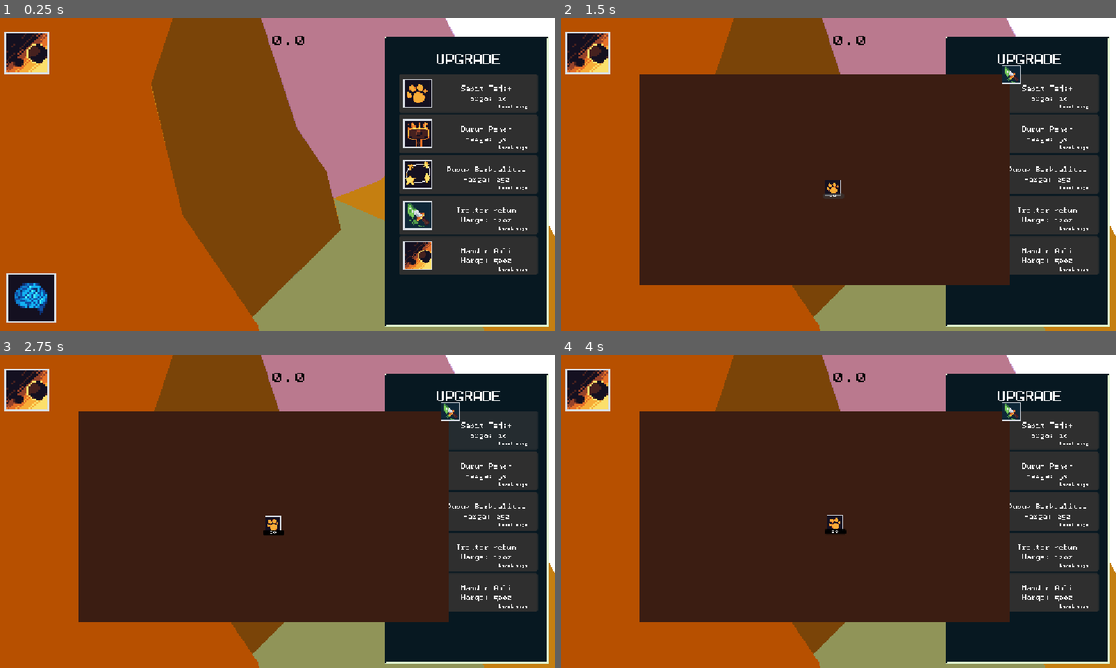
Above: before the commit, frames 1-4 (two rows, left to right).
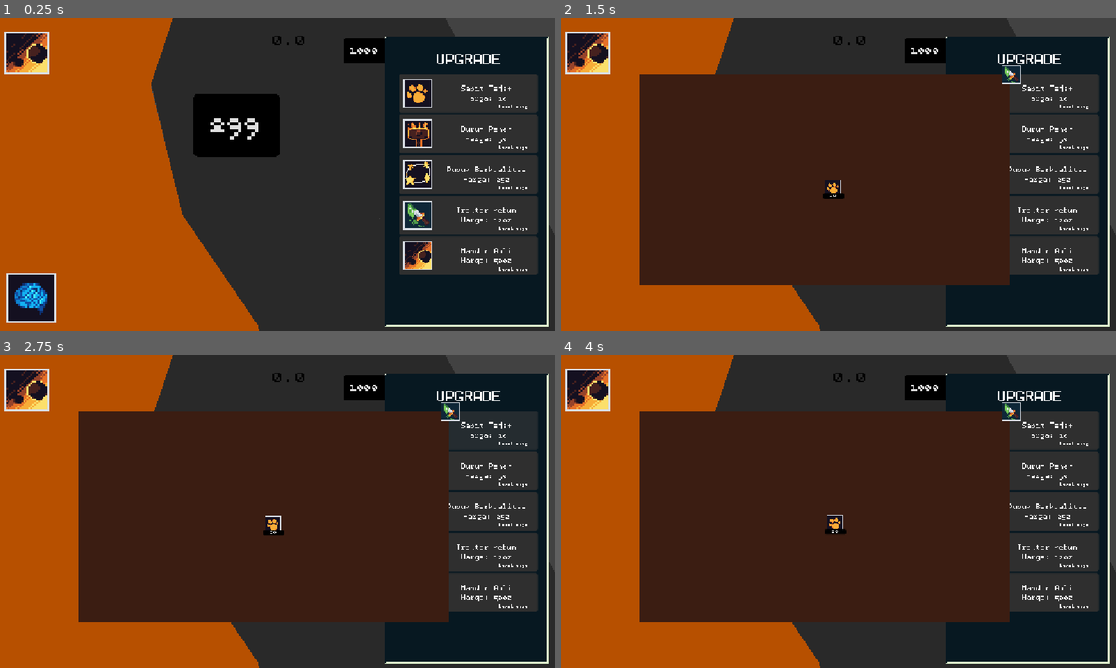
Above: after the commit, the same moments.

Repository: azizul987/Sawit-io
Game: Godot game, scene res://Scene/main.tscn
The game is run twice, just before and just after one commit, with the same random seed, the same clock (stepped at 60 frames per second) and the same inputs. This scene is started directly instead of the project's main scene.
Inputs (mouse positions are in pixels of both pictures, inside the frame that each line leads up to):
- Up to frame 1 (0.25 s): no input
- Up to frame 2 (1.5 s): click (594, 296) at 0.5 s; click "20" (after the commit: "299") at 1.25 s
- Up to frame 3 (2.75 s): click (466, 430) at 2.02 s
- Up to frame 4 (4 s): click "20" (after the commit: "1000") at 2.75 s; click (977, 430) at 3.52 s

The runs differ from the first frame. In frame 1, 39% of the frame differs, in the area x 27-100%, y 0-100%; in frame 2, 14%; in frame 3, 14%; in frame 4, 14%.

Commit message:
init  kecamtan

Diff:
--- a/Logic/Data Templete/Data/Source/Wilayah.gd
+++ b/Logic/Data Templete/Data/Source/Wilayah.gd
@@ -16,8 +16,8 @@
 @export var harga: int = 1000
 @export var terbuka_default: bool = false
 @export_group("Tampilan")
-@export var warna_terbuka: Color = Color("#7a4408")
-@export var warna_terkunci: Color = Color.GRAY
+@export var warna_terbuka: Color = Color("#ffff")
+@export var warna_terkunci: Color = Color("#292929")
 
 @export_group("Button")
-@export var skala_button: float = 1.0
+@export var skala_button: float = 2.0
--- a/Logic/Data Templete/Data/ress/Wilayah1.tres
+++ b/Logic/Data Templete/Data/ress/wilayah/Kecamatan/Wilayah1.tres
@@ -9,5 +9,7 @@
 tipe_wilayah = 2
 harga = 0
 terbuka_default = true
+warna_terbuka = Color(1, 1, 1, 1)
+warna_terkunci = Color(0.16078432, 0.16078432, 0.16078432, 1)
 skala_button = 4.0
 metadata/_custom_type_script = "uid://b231hp4nl4apw"
--- a/Logic/Data Templete/Data/ress/Wilayah2.tres
+++ b/Logic/Data Templete/Data/ress/wilayah/Kecamatan/Wilayah2.tres
@@ -7,5 +7,7 @@
 id_wilayah = &"2"
 nama_wilayah = "Wilayah_2"
 tipe_wilayah = 2
-warna_terkunci = Color(2.887845e-06, 0.8345327, 0.9561133, 1)
+harga = 100
+warna_terbuka = Color(1, 1, 1, 1)
+warna_terkunci = Color(0.16078432, 0.16078432, 0.16078432, 1)
 metadata/_custom_type_script = "uid://b231hp4nl4apw"
--- a/Logic/Data Templete/Data/ress/Wilayah3.tres
+++ b/Logic/Data Templete/Data/ress/wilayah/Kecamatan/Wilayah3.tres
@@ -7,6 +7,8 @@
 id_wilayah = &"3"
 nama_wilayah = "Wilayah_3"
 tipe_wilayah = 2
-harga = 20
+harga = 299
+warna_terbuka = Color(1, 1, 1, 1)
+warna_terkunci = Color(0.16078432, 0.16078432, 0.16078432, 1)
 skala_button = 5.0
 metadata/_custom_type_script = "uid://b231hp4nl4apw"
--- /dev/null
+++ b/Logic/Data Templete/Data/ress/wilayah/Kecamatan/Wilayah4.tres
@@ -0,0 +1,12 @@
+[gd_resource type="Resource" script_class="Wilayah" format=3 uid="uid://cshnyv0v3va0d"]
+
+[ext_resource type="Script" uid="uid://b231hp4nl4apw" path="res://Logic/Data Templete/Data/Source/Wilayah.gd" id="1_gmtc8"]
+
+[resource]
+script = ExtResource("1_gmtc8")
+id_wilayah = &"4"
+nama_wilayah = "wilayah 4"
+tipe_wilayah = 2
+warna_terbuka = Color(1, 1, 1, 1)
+warna_terkunci = Color(0.16078432, 0.16078432, 0.16078432, 1)
+metadata/_custom_type_script = "uid://b231hp4nl4apw"
--- /dev/null
+++ b/Logic/Data Templete/Data/ress/wilayah/Kecamatan/wilayah5.tres
@@ -0,0 +1,11 @@
+[gd_resource type="Resource" script_class="Wilayah" format=3 uid="uid://b2p08dyoiykop"]
+
+[ext_resource type="Script" uid="uid://b231hp4nl4apw" path="res://Logic/Data Templete/Data/Source/Wilayah.gd" id="1_hb2pk"]
+
+[resource]
+script = ExtResource("1_hb2pk")
+id_wilayah = &"5"
+nama_wilayah = "wilayah 5"
+tipe_wilayah = 2
+harga = 3000
+metadata/_custom_type_script = "uid://b231hp4nl4apw"
--- /dev/null
+++ b/Logic/Data Templete/Data/ress/wilayah/Kecamatan/wilayah6.tres
@@ -0,0 +1,11 @@
+[gd_resource type="Resource" script_class="Wilayah" format=3 uid="uid://buu8q68cfnc4t"]
+
+[ext_resource type="Script" uid="uid://b231hp4nl4apw" path="res://Logic/Data Templete/Data/Source/Wilayah.gd" id="1_oam3v"]
+
+[resource]
+script = ExtResource("1_oam3v")
+id_wilayah = &"5"
+nama_wilayah = "wilayah 5"
+tipe_wilayah = 2
+harga = 8000
+metadata/_custom_type_script = "uid://b231hp4nl4apw"
--- /dev/null
+++ b/Logic/Data Templete/Data/ress/wilayah/Kecamatan/wilayah7.tres
@@ -0,0 +1,11 @@
+[gd_resource type="Resource" script_class="Wilayah" format=3 uid="uid://cvatssn43ip5n"]
+
+[ext_resource type="Script" uid="uid://b231hp4nl4apw" path="res://Logic/Data Templete/Data/Source/Wilayah.gd" id="1_hmd0u"]
+
+[resource]
+script = ExtResource("1_hmd0u")
+id_wilayah = &"7"
+nama_wilayah = "wilayah 7"
+tipe_wilayah = 2
+harga = 14000
+metadata/_custom_type_script = "uid://b231hp4nl4apw"
--- a/Logic/skrip/global/point.gd
+++ b/Logic/skrip/global/point.gd
@@ -10,7 +10,12 @@
 var skill_tree_camera: Vector3
 var main_tree_camera: Vector3
 var is_skill_tree_open: bool = false
-
+enum TipeWilayah_dibuka_list  {
+	PROVINSI,
+	KABUPATEN,
+	KECAMATAN
+}
+var tipe_wilayah_terbuka:TipeWilayah_dibuka_list=TipeWilayah_dibuka_list.KECAMATAN
 
 func _process(delta: float) -> void:
 	if auto_point_per_sec > 0.0:
--- a/Scene/main.tscn
+++ b/Scene/main.tscn
@@ -5,10 +5,15 @@
 [ext_resource type="Script" uid="uid://dvn5kf0qm1qq8" path="res://Logic/skrip/policoly.gd" id="2_2wwxx"]
 [ext_resource type="Texture2D" uid="uid://waqgwxuccu6e" path="res://temp tekture/peta-sumatera.jpeg" id="2_sblpm"]
 [ext_resource type="PackedScene" uid="uid://cxv7ow360bpqu" path="res://Ui/Ui_Main.tscn" id="5_3amdw"]
-[ext_resource type="Resource" uid="uid://n1ai2teu4848" path="res://Logic/Data Templete/Data/ress/Wilayah1.tres" id="5_3pt4j"]
+[ext_resource type="Resource" uid="uid://n1ai2teu4848" path="res://Logic/Data Templete/Data/ress/wilayah/Kecamatan/Wilayah1.tres" id="5_3pt4j"]
+[ext_resource type="Resource" uid="uid://bro64h6u8ho16" path="res://Logic/Data Templete/Data/ress/wilayah/Kecamatan/Wilayah3.tres" id="5_mxd2g"]
+[ext_resource type="Resource" uid="uid://7xqdmxfx278f" path="res://Logic/Data Templete/Data/ress/wilayah/Kecamatan/Wilayah2.tres" id="6_7y4ci"]
 [ext_resource type="Script" uid="uid://dwkfvo7lurs2s" path="res://Logic/skrip/Main__Camera.gd" id="6_ow1sv"]
-[ext_resource type="Resource" uid="uid://bro64h6u8ho16" path="res://Logic/Data Templete/Data/ress/Wilayah3.tres" id="8_3pt4j"]
-[ext_resource type="Resource" uid="uid://bnskm3qucgb6k" path="res://Logic/Data Templete/Data/ress/jambi.tres" id="9_7y4ci"]
+[ext_resource type="Resource" uid="uid://cshnyv0v3va0d" path="res://Logic/Data Templete/Data/ress/wilayah/Kecamatan/Wilayah4.tres" id="8_0sxm5"]
+[ext_resource type="Resource" uid="uid://b2p08dyoiykop" path="res://Logic/Data Templete/Data/ress/wilayah/Kecamatan/wilayah5.tres" id="9_6njx3"]
+[ext_resource type="Resource" uid="uid://bnskm3qucgb6k" path="res://Logic/Data Templete/Data/ress/wilayah/jambi.tres" id="9_7y4ci"]
+[ext_resource type="Resource" uid="uid://buu8q68cfnc4t" path="res://Logic/Data Templete/Data/ress/wilayah/Kecamatan/wilayah6.tres" id="10_0y2cb"]
+[ext_resource type="Resource" uid="uid://cvatssn43ip5n" path="res://Logic/Data Templete/Data/ress/wilayah/Kecamatan/wilayah7.tres" id="11_2ix4a"]
 [ext_resource type="PackedScene" uid="uid://cxvneabfihjsg" path="res://Ui/skill_tree_ui.tscn" id="11_7y4ci"]
 [ext_resource type="PackedScene" uid="uid://bt3fmc0j87d68" path="res://Logic/object_For_skrip/button.tscn" id="12_mxd2g"]
 
@@ -46,9 +51,9 @@
 
 [node name="Polygon2D" type="Polygon2D" parent="map/Sumatera Selatan/Kab1" unique_id=635075800]
 position = Vector2(-10.799999, -16.200005)
+color = Color(0.2617191, 0.26171914, 0.2617191, 1)
 polygon = PackedVector2Array(-48.53087, -9.448349, -28.042969, -7.923889, -4.680725, -13.15831, -3.709961, -17.948364,  …(350 unchanged characters)…
 uv = PackedVector2Array(12, 10, 12, -2, 18, -8, 23, -11, 23, -20, 44, -22, 53, -21, 63, -21, 63, -11, 66, -6, 79, 8, 84, 18, 84, 22, 79, 26, 74, 33, 49, 36, 42, 41, 36, 41, 32, 27)
-metadata/_edit_lock_ = true
 
 [node name="Kab2" type="Area2D" parent="map/Sumatera Selatan" unique_id=1086745248]
 position = Vector2(283.79715, 323.222)
@@ -63,37 +68,58 @@
 position = Vector2(254.502, 282.76727)
 
 [node name="Polygon2D" type="Polygon2D" parent="map/Sumatera Selatan/Kab3" unique_id=946782290]
+visible = false
 position = Vector2(-12.787679, -17.350754)
 color = Color(0.77530384, 0.49947554, 0.0698323, 1)
 polygon = PackedVector2Array(-5.525894, -1.8538513, -2.4879456, -10.904587, -1.9799957, -14.277588, -2.1143188, -24.616 …(317 unchanged characters)…
 uv = PackedVector2Array(12, 10, 12, -2, 18, -8, 23, -11, 23, -20, 44, -22, 53, -21, 63, -21, 63, -11, 66, -6, 79, 8, 84, 18, 84, 22, 79, 26, 74, 33, 49, 36, 42, 41, 36, 41, 32, 27)
 
-[node name="wilayah1" type="Area2D" parent="map/Sumatera Selatan/Kab3" unique_id=1038290269]
+[node name="wilayah1" type="Area2D" parent="map/Sumatera Selatan/Kab3" unique_id=2091517361]
 script = ExtResource("1_f6udf")
 data = ExtResource("5_3pt4j")
 
-[node name="Polygon2D" type="Polygon2D" parent="map/Sumatera Selatan/Kab3/wilayah1" unique_id=1278172691]
+[node name="Polygon2D" type="Polygon2D" parent="map/Sumatera Selatan/Kab3/wilayah1" unique_id=739170342]
+position = Vector2(-15.758724, -1.7891316)
+color = Color(0.36078432, 0.5921569, 0.85882354, 0.6392157)
+polygon = PackedVector2Array(1.2738647, 13.01001, 3.204239, 9.024139, 6.163254, 5.9565125, 5.4044037, 1.9934692, 6.107773, 2.769043, 9.523407, 5.2885437, 12.0273285, 7.0862427, 15.490082, 9.288544, 18.0634, 10.974594, 22.782547, 14.742737, 19.258072, 18.046722, 15.711914, 22.325989, 12.357513, 20.091766, 6.231949, 16.220764)
+uv = PackedVector2Array(12, 10, 12, -2, 18, -8, 23, -11, 23, -20, 44, -22, 53, -21, 63, -21, 63, -11, 66, -6, 79, 8, 84, 18, 84, 22, 79, 26, 74, 33, 49, 36, 42, 41, 36, 41, 32, 27)
+
+[node name="CollisionPolygon2D" type="CollisionPolygon2D" parent="map/Sumatera Selatan/Kab3/wilayah1" unique_id=604545295]
+position = Vector2(-15.758724, -1.7891316)
+script = ExtResource("2_2wwxx")
+
+[node name="wilayah2" type="Area2D" parent="map/Sumatera Selatan/Kab3" unique_id=828479247]
+position = Vector2(2.498001, -11.301666)
+script = ExtResource("1_f6udf")
+data = ExtResource("6_7y4ci")
+
+[node name="Polygon2D" type="Polygon2D" parent="map/Sumatera Selatan/Kab3/wilayah2" unique_id=1428092699]
+position = Vector2(-15.758724, -1.7891316)
+color = Color(0.45076042, 0.62900233, 0.5085317, 0.6392157)
+polygon = PackedVector2Array(1.9903259, 9.9888, 8.087418, 3.919342, 7.5595703, 1.7780762, 12.243515, 3.7958374, 14.697815, 4.146454, 16.705109, 8.193237, 18.0634, 10.974594, 23.185104, 15.046326, 15.616882, 22.31717, 15.563477, 22.279785, 8.822388, 17.92929, 3.6039276, 14.091583, 2.9163795, 13.307332, 2.906128, 13.296722, 2.9042969, 13.279266, 2.3587189, 10.523529)
+uv = PackedVector2Array(12, 10, 12, -2, 18, -8, 23, -11, 23, -20, 44, -22, 53, -21, 63, -21, 63, -11, 66, -6, 79, 8, 84, 18, 84, 22, 79, 26, 74, 33, 49, 36, 42, 41, 36, 41, 32, 27)
+
+[node name="CollisionPolygon2D" type="CollisionPolygon2D" parent="map/Sumatera Selatan/Kab3/wilayah2" unique_id=1575548263]
+visible = false
+position = Vector2(-15.758724, -1.7891316)
+script = ExtResource("2_2wwxx")
+
+[node name="wilayah3" type="Area2D" parent="map/Sumatera Selatan/Kab3" unique_id=1038290269]
+script = ExtResource("1_f6udf")
+data = ExtResource("5_mxd2g")
+
+[node name="Polygon2D" type="Polygon2D" parent="map/Sumatera Selatan/Kab3/wilayah3" unique_id=1278172691]
 position = Vector2(-23.165512, -21.17147)
 polygon = PackedVector2Array(7.0156403, 10.957428, 4.878891, 1.9076843, 7.440445, -5.652237, 8.52449, -10.147247, 8.374298, -14.491013, 8.616272, -14.3793335, 15, 5, 17, 8, 18, 12, 11.895554, 18.066711, 9.895401, 15.165924)
 uv = PackedVector2Array(12, 10, 12, -2, 18, -8, 23, -11, 23, -20, 44, -22, 53, -21, 63, -21, 63, -11, 66, -6, 79, 8, 84, 18, 84, 22, 79, 26, 74, 33, 49, 36, 42, 41, 36, 41, 32, 27)
 
-[node name="CollisionPolygon2D" type="CollisionPolygon2D" parent="map/Sumatera Selatan/Kab3/wilayah1" unique_id=1690361228]
+[node name="CollisionPolygon2D" type="CollisionPolygon2D" parent="map/Sumatera Selatan/Kab3/wilayah3" unique_id=1690361228]
 position = Vector2(-23.165512, -21.17147)
 script = ExtResource("2_2wwxx")
 
-[node name="wilayah2" type="Area2D" parent="map/Sumatera Selatan/Kab3" unique_id=616659808]
-
-[node name="Polygon2D" type="Polygon2D" parent="map/Sumatera Selatan/Kab3/wilayah2" unique_id=1791644703]
-position = Vector2(-21.053255, -44.68124)
-color = Color(0.36078432, 0.5921569, 0.85882354, 0.6392157)
-polygon = PackedVector2Array(6.26326, 9.015976, 6, 4, 6.107773, 2.769043, 12.243515, 3.7958374, 14.697815, 4.146454, 16.705109, 8.193237, 18.0634, 10.974594, 18.733414, 12.2357025, 12, 18, 9.752274, 18.986847, 7.9143524, 13.459442, 6.5015564, 9.130875)
-uv = PackedVector2Array(12, 10, 12, -2, 18, -8, 23, -11, 23, -20, 44, -22, 53, -21, 63, -21, 63, -11, 66, -6, 79, 8, 84, 18, 84, 22, 79, 26, 74, 33, 49, 36, 42, 41, 36, 41, 32, 27)
-
-[node name="CollisionPolygon2D" type="CollisionPolygon2D" parent="map/Sumatera Selatan/Kab3/wilayah2" unique_id=1569542935]
-position = Vector2(-21.053255, -44.68124)
-script = ExtResource("2_2wwxx")
-
 [node name="wilayah4" type="Area2D" parent="map/Sumatera Selatan/Kab3" unique_id=1790428628]
+script = ExtResource("1_f6udf")
+data = ExtResource("8_0sxm5")
 
 [node name="Polygon2D" type="Polygon2D" parent="map/Sumatera Selatan/Kab3/wilayah4" unique_id=1048262155]
 position = Vector2(-14.484863, -30.558308)
@@ -105,30 +131,47 @@
 position = Vector2(-14.484863, -30.558308)
 script = ExtResource("2_2wwxx")
 
-[node name="wilayah3" type="Area2D" parent="map/Sumatera Selatan/Kab3" unique_id=2091517361]
-script = ExtResource("1_f6udf")
-data = ExtResource("8_3pt4j")
-
-[node name="Polygon2D" type="Polygon2D" parent="map/Sumatera Selatan/Kab3/wilayah3" unique_id=739170342]
-position = Vector2(-15.758724, -1.7891316)
+[node name="wilayah5" type="Area2D" parent="map/Sumatera Selatan/Kab3" unique_id=616659808]
+script = ExtResource("1_f6udf")
+data = ExtResource("9_6njx3")
+
+[node name="Polygon2D" type="Polygon2D" parent="map/Sumatera Selatan/Kab3/wilayah5" unique_id=1791644703]
+position = Vector2(-21.053255, -44.68124)
 color = Color(0.36078432, 0.5921569, 0.85882354, 0.6392157)
-polygon = PackedVector2Array(1.2738647, 13.01001, 3.204239, 9.024139, 6.163254, 5.9565125, 5.4044037, 1.9934692, 6.107773, 2.769043, 12.243515, 3.7958374, 14.697815, 4.146454, 16.705109, 8.193237, 18.0634, 10.974594, 23.185104, 15.046326, 15.638672, 22.306671, 12.389191, 20.07135, 6.231949, 16.220764)
-uv = PackedVector2Array(12, 10, 12, -2, 18, -8, 23, -11, 23, -20, 44, -22, 53, -21, 63, -21, 63, -11, 66, -6, 79, 8, 84, 18, 84, 22, 79, 26, 74, 33, 49, 36, 42, 41, 36, 41, 32, 27)
-
-[node name="CollisionPolygon2D" type="CollisionPolygon2D" parent="map/Sumatera Selatan/Kab3/wilayah3" unique_id=604545295]
-position = Vector2(-15.758724, -1.7891316)
-script = ExtResource("2_2wwxx")
-
-[node name="wilayah5" type="Area2D" parent="map/Sumatera Selatan/Kab3" unique_id=828479247]
-position = Vector2(2.4980145, -11.301661)
-
-[node name="Polygon2D" type="Polygon2D" parent="map/Sumatera Selatan/Kab3/wilayah5" unique_id=1428092699]
-position = Vector2(-15.758724, -1.7891316)
-color = Color(0.45076042, 0.62900233, 0.5085317, 0.6392157)
-polygon = PackedVector2Array(1.9903259, 9.9888, 8.087418, 3.919342, 7.623337, 1.7973938, 12.243515, 3.7958374, 14.697815, 4.146454, 16.705109, 8.193237, 18.0634, 10.974594, 23.185104, 15.046326, 15.638672, 22.306671, 12.0551605, 15.522888, 3.6039276, 14.091583, 2.9163795, 13.307332, 2.906128, 13.296722, 2.9042969, 13.279266, 2.3587189, 10.523529)
-uv = PackedVector2Array(12, 10, 12, -2, 18, -8, 23, -11, 23, -20, 44, -22, 53, -21, 63, -21, 63, -11, 66, -6, 79, 8, 84, 18, 84, 22, 79, 26, 74, 33, 49, 36, 42, 41, 36, 41, 32, 27)
-
-[node name="CollisionPolygon2D" type="CollisionPolygon2D" parent="map/Sumatera Selatan/Kab3/wilayah5" unique_id=1575548263]
+polygon = PackedVector2Array(6.26326, 9.015976, 6, 4, 6.107773, 2.769043, 12.243515, 3.7958374, 14.697815, 4.146454, 16.705109, 8.193237, 18.0634, 10.974594, 18.733414, 12.2357025, 12, 18, 9.752274, 18.986847, 7.9143524, 13.459442, 6.5015564, 9.130875)
+uv = PackedVector2Array(12, 10, 12, -2, 18, -8, 23, -11, 23, -20, 44, -22, 53, -21, 63, -21, 63, -11, 66, -6, 79, 8, 84, 18, 84, 22, 79, 26, 74, 33, 49, 36, 42, 41, 36, 41, 32, 27)
+
+[node name="CollisionPolygon2D" type="CollisionPolygon2D" parent="map/Sumatera Selatan/Kab3/wilayah5" unique_id=1569542935]
+position = Vector2(-21.053255, -44.68124)
+script = ExtResource("2_2wwxx")
+
+[node name="wilayah6" type="Area2D" parent="map/Sumatera Selatan/Kab3" unique_id=2029491909]
+position = Vector2(2.498001, -11.301636)
+script = ExtResource("1_f6udf")
+data = ExtResource("10_0y2cb")
+
+[node name="Polygon2D" type="Polygon2D" parent="map/Sumatera Selatan/Kab3/wilayah6" unique_id=375787169]
+position = Vector2(-7.4877768, -3.320805)
+color = Color(3.465414e-06, 0.6339699, 0.82523364, 0.6392157)
+polygon = PackedVector2Array(-0.7331848, 3.3206482, 2.4013214, 2.0711365, 5.6803436, -0.6095581, 9.680405, -3.918335, 13.956955, 4.5769043, 18.413315, 13.512482, 14.89006, 16.569397, 9.783493, 12.524933, 7.5611115, 8.0112915, 6.4293213, 5.679657, 4.0429077, 5.345978)
+uv = PackedVector2Array(12, 10, 12, -2, 18, -8, 23, -11, 23, -20, 44, -22, 53, -21, 63, -21, 63, -11, 66, -6, 79, 8, 84, 18, 84, 22, 79, 26, 74, 33, 49, 36, 42, 41, 36, 41, 32, 27)
+
+[node name="CollisionPolygon2D" type="CollisionPolygon2D" parent="map/Sumatera Selatan/Kab3/wilayah6" unique_id=1727515046]
+position = Vector2(-15.758724, -1.7891316)
+script = ExtResource("2_2wwxx")
+
+[node name="wilayah7" type="Area2D" parent="map/Sumatera Selatan/Kab3" unique_id=972782883]
+position = Vector2(2.498001, -11.301636)
+script = ExtResource("1_f6udf")
+data = ExtResource("11_2ix4a")
+
+[node name="Polygon2D" type="Polygon2D" parent="map/Sumatera Selatan/Kab3/wilayah7" unique_id=632158147]
+position = Vector2(0.58048534, 14.853544)
+color = Color(0.85490197, 0.30588236, 0.8627451, 0.7529412)
+polygon = PackedVector2Array(0.19558716, 4.8013916, 2.364441, 2.6629333, 5.5263977, -0.33996582, 6.802063, -1.5812073, 10.345062, -4.661865, 12.142029, -1.1219177, 13.626312, 0.3279724, 8.665588, 4.988922, 3.947815, 9.406769, 2.5870056, 8.319092, 1.1921997, 7.20401, -0.7286072, 5.677887)
+uv = PackedVector2Array(12, 10, 12, -2, 18, -8, 23, -11, 23, -20, 44, -22, 53, -21, 63, -21, 63, -11, 66, -6, 79, 8, 84, 18, 84, 22, 79, 26, 74, 33, 49, 36, 42, 41, 36, 41, 32, 27)
+
+[node name="CollisionPolygon2D" type="CollisionPolygon2D" parent="map/Sumatera Selatan/Kab3/wilayah7" unique_id=693257845]
 position = Vector2(-15.758724, -1.7891316)
 script = ExtResource("2_2wwxx")
 
--- a/project.godot
+++ b/project.godot
@@ -28,7 +28,8 @@
 [file_customization]
 
 folder_colors={
-"res://Logic/": "orange"
+"res://Logic/": "orange",
+"res://Logic/Data Templete/Data/ress/wilayah/": "red"
 }
 
 [input]
Renamed: Logic/Data Templete/Data/ress/jambi.tres -> Logic/Data Templete/Data/ress/wilayah/jambi.tres
